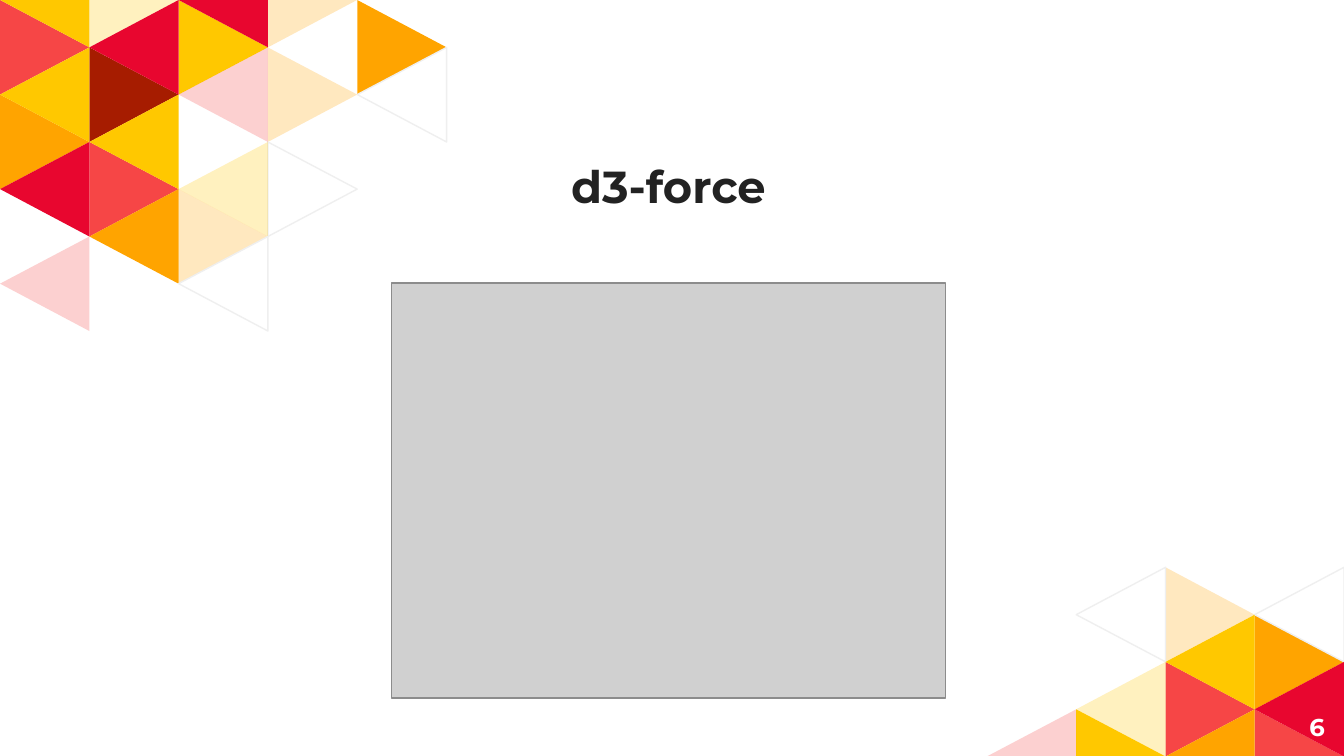
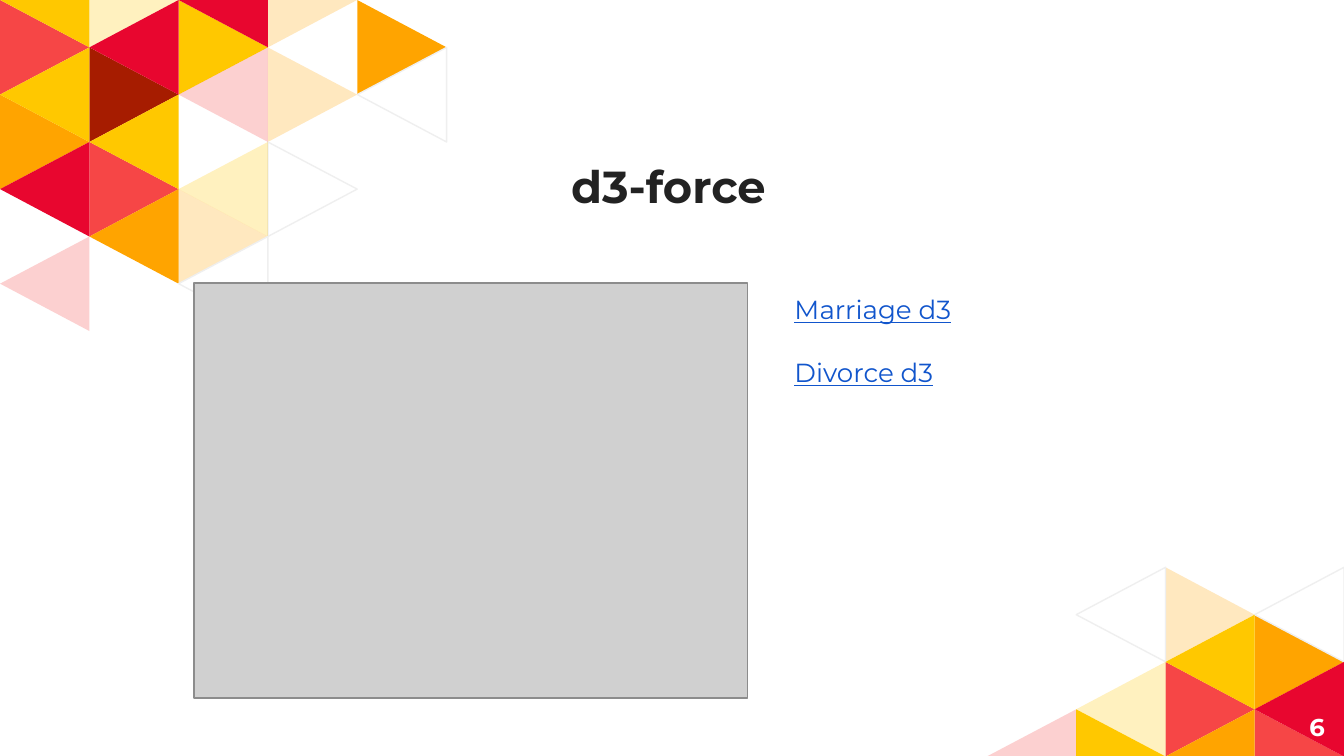
Before and after one commit to krashilili/Project2, a slide deck: slide 6 of PPT presentation/Slides.pptx. Drawn at 1344x756 pixels with LibreOffice and Linux fonts; fonts in the diff are those of the drawing; grey boxes stand for pictures. Boxes give left, top, right and bottom in pixels: in the first picture for what was removed or moved away, otherwise in the second. Text is boxed around its words. In the diff, an @@ line names an element or a change of style, - is before the commit and + after.

```diff
--- a/PPT presentation/Slides.pptx
+++ b/PPT presentation/Slides.pptx
@@ picture: place and size @@
-picture at [391, 282, 945, 698]
+picture at [194, 282, 747, 698]
@@ text added at [794, 299, 951, 386], 14 pt, text #1155CC, underline @@
+Marriage d3
+Divorce d3
```
Also in this commit, not shown: 2 other slides changed, 23 slides removed.
